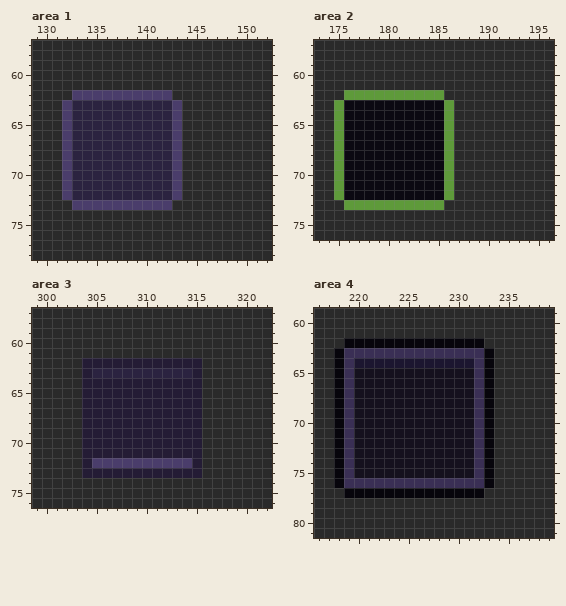
Pixel-art file, stored at art/ui/ui_kit.aseprite. The first picture shows the starting point.
347x534 pixels, 1 frame. Colours within 5 levels of each other are drawn and written as one. Shown: area 1: x 129..152, y 57..78; area 2: x 173..196, y 57..76; area 3: x 299..322, y 57..76; area 4: x 216..239, y 59..81. The commit also changed other parts of the picture, which this record leaves out.
The same view after the edit:
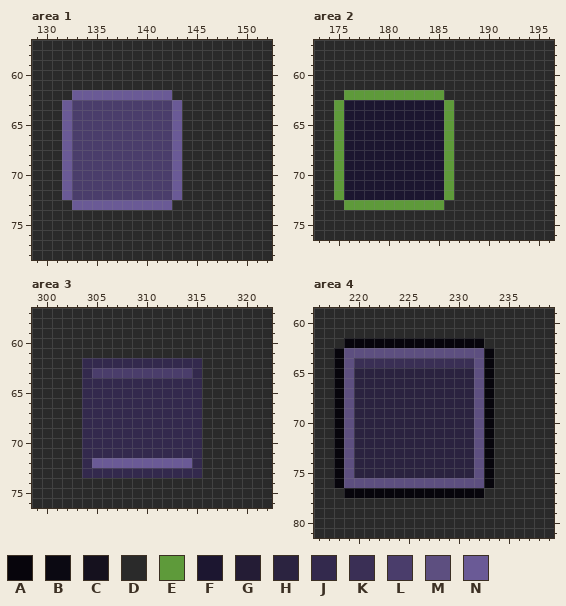
Palette (. is transparent): A #07050c  B #0b0912  C #15111e  D #2a2a2a  E #5e9a3a  F #1c1630  G #241c35  H #2b2340  J #33294d  K #3a2f55  L #4a3d6b  M #5d4f80  N #6a5a96
Edits made:
Area 1:
y 62: x 133..142 LLLLLLLLLL -> NNNNNNNNNN
y 63..72: x 132..143 LHHHHHHHHHHL -> NLLLLLLLLLLN
y 73: x 133..142 LLLLLLLLLL -> NNNNNNNNNN
Area 2:
y 63..72: x 176..185 BBBBBBBBBB -> FFFFFFFFFF
Area 3:
y 62: x 304..315 GGGGGGGGGGGG -> JJJJJJJJJJJJ
y 63: x 304..315 GHHHHHHHHHHG -> JLLLLLLLLLLJ
y 64..71: x 304..315 GGGGGGGGGGGG -> JJJJJJJJJJJJ
y 72: x 304..315 GLLLLLLLLLLG -> JNNNNNNNNNNJ
y 73: x 304..315 GGGGGGGGGGGG -> JJJJJJJJJJJJ
Area 4:
y 63: x 219..232 KKKKKKKKKKKKKK -> MMMMMMMMMMMMMM
y 64: x 219..232 KFFFFFFFFFFFFK -> MKKKKKKKKKKKKM
y 65..75: x 219..232 KCCCCCCCCCCCCK -> MHHHHHHHHHHHHM
y 76: x 219..232 KKKKKKKKKKKKKK -> MMMMMMMMMMMMMM
